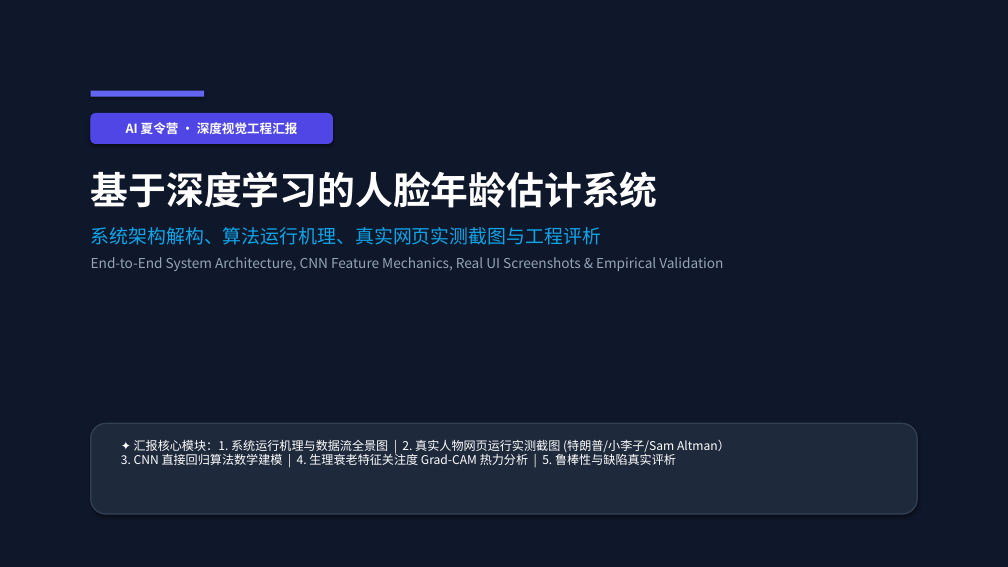
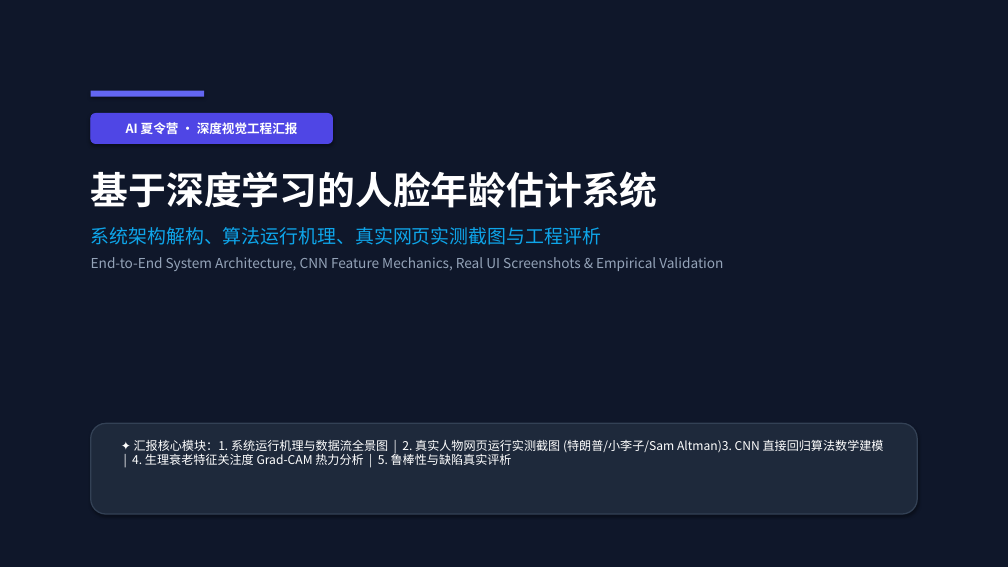
Before and after one commit to tissuefish/ai-camp-2026-final-project-age, a slide deck: slide 1 of AI_Age_Estimation_Presentation.pptx. Drawn at 1008x567 pixels with LibreOffice and Linux fonts; fonts in the diff are those of the drawing. Boxes give left, top, right and bottom in pixels: in the first picture for what was removed or moved away, otherwise in the second. Text is boxed around its words. In the diff, an @@ line names an element or a change of style, - is before the commit and + after.

```diff
--- a/AI_Age_Estimation_Presentation.pptx
+++ b/AI_Age_Estimation_Presentation.pptx
@@ text at <box>132,440,884,465</box>: text changed @@
-✦ 汇报核心模块：1. 系统运行机理与数据流全景图 | 2. 真实人物网页运行实测截图 (特朗普/小李子/Sam Altman）
-3. CNN 直接回归算法数学建模 | 4. 生理衰老特征关注度 Grad-CAM 热力分析 | 5. 鲁棒性与缺陷真实评析
+✦ 汇报核心模块：1. 系统运行机理与数据流全景图 | 2. 真实人物网页运行实测截图 (特朗普/小李子/Sam Altman)3. CNN 直接回归算法数学建模 | 4. 生理衰老特征关注度 Grad-CAM 热力分析 | 5. 鲁棒性与缺陷真实评析
```
Also in this commit, not shown: 1 other slide changed, 5 other files.
